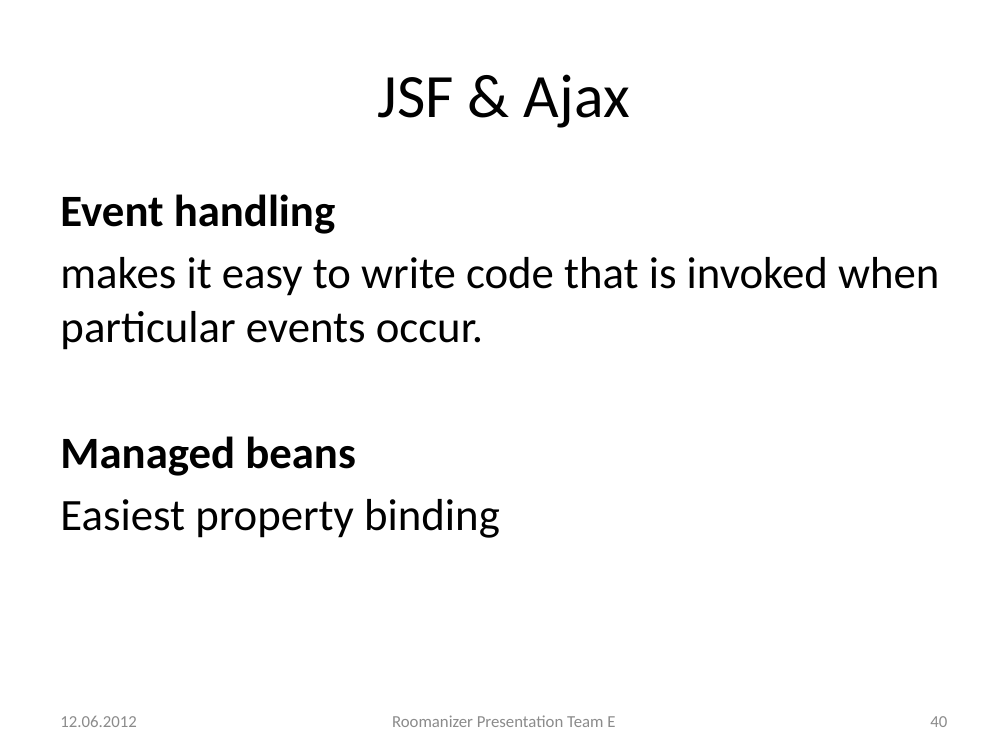
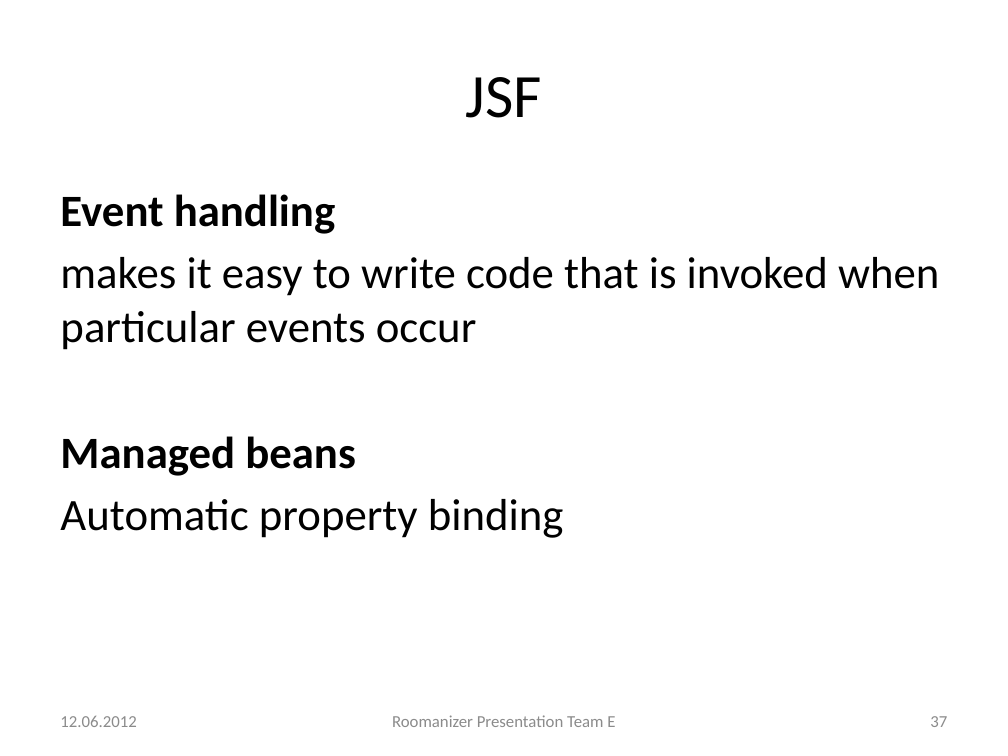
Before and after one commit to markusmo/HotelSoftware, a slide deck: slide 37 of Documentation/Praesentation/PresentationRoomanizer.pptx (slide 40 before the commit). Drawn at 1008x756 pixels with LibreOffice and Linux fonts; fonts in the diff are those of the drawing. Boxes give left, top, right and bottom in pixels: in the first picture for what was removed or moved away, otherwise in the second. Text is boxed around its words. In the diff, an @@ line names an element or a change of style, - is before the commit and + after.

```diff
--- a/Documentation/Praesentation/PresentationRoomanizer.pptx
+++ b/Documentation/Praesentation/PresentationRoomanizer.pptx
@@ title at (466,77,542,118): text changed @@
-JSF & Ajax
+JSF
@@ text at (60,257,939,350): text changed @@
-makes it easy to write code that is invoked when particular events occur.
+makes it easy to write code that is invoked when particular events occur
@@ text at (60,499,564,538): text changed @@
-Easiest property binding
+Automatic property binding
@@ page number at (930,716,947,727): text changed @@
-40
+37
```
Also in this commit, not shown: 26 other slides changed, 1 slide added, 4 slides removed, 9 other files.
